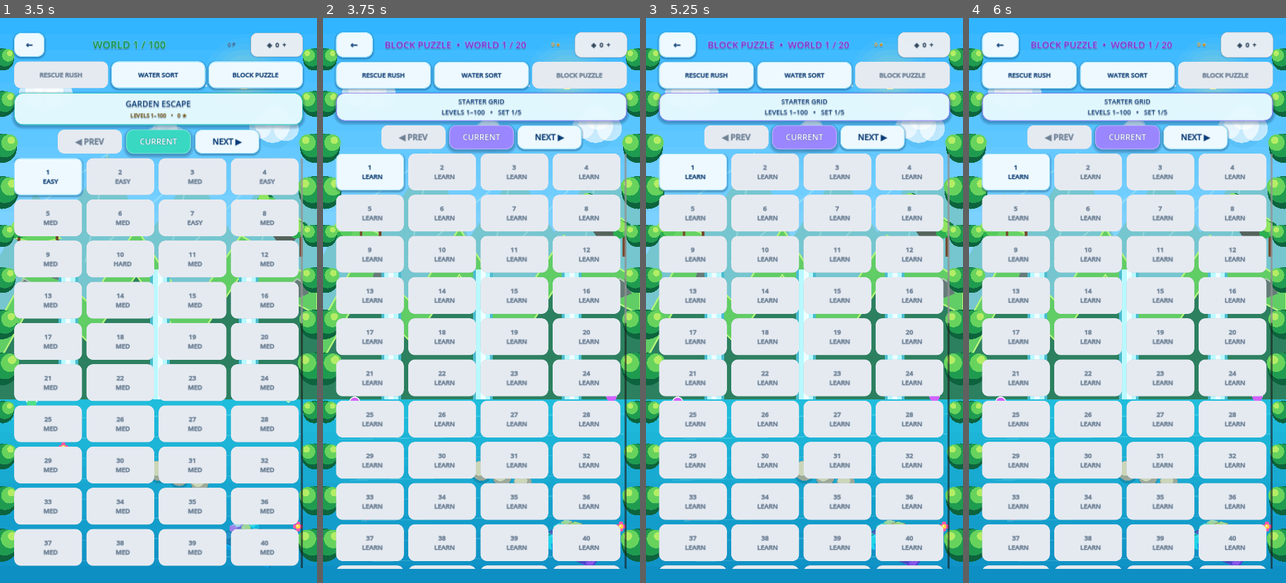
Above: before the commit, frames 1-4 (left to right).
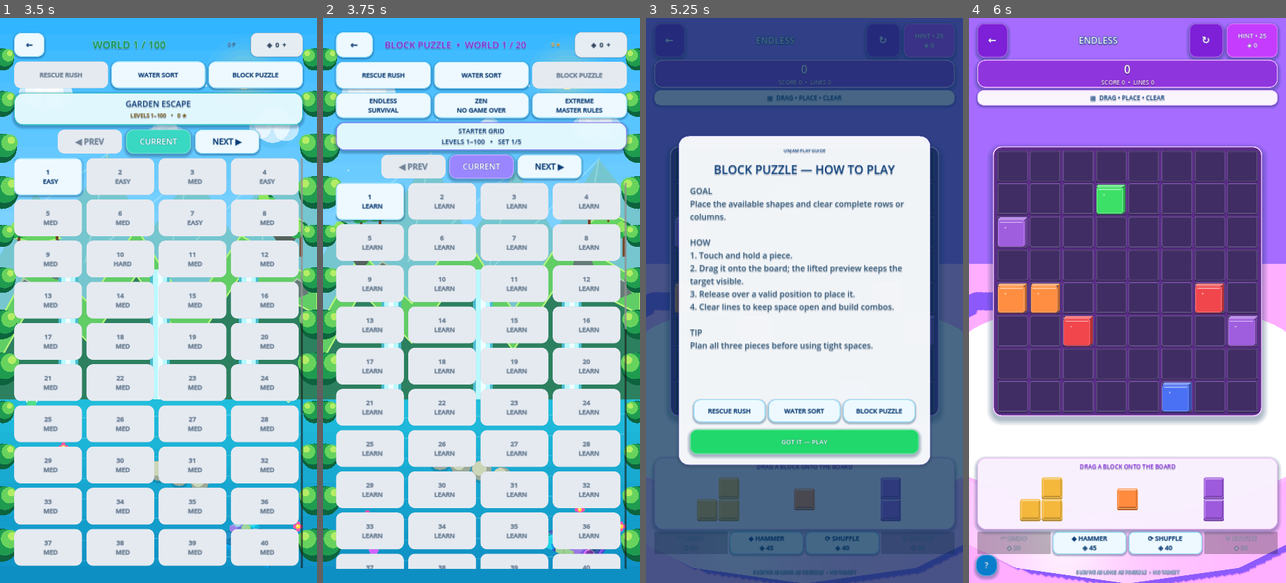
Above: after the commit, the same moments.

Repository: eghosa001/unjam
Game: Godot game, scene res://scenes/Main.tscn
Two runs of this game, one before a commit and one after it. Both use one fixed random seed, a clock stepped at 60 frames per second and the inputs below.
Inputs (mouse positions are in pixels of both pictures, inside the frame that each line leads up to):
- Up to frame 1 (3.5 s): click "▶ PLAY" at 0.5 s; click "PLAY ›" at 1.25 s; click "WATER SORT" at 2 s; click "RESCUE RUSH" at 2.75 s
- Up to frame 2 (3.75 s): click "BLOCK PUZZLE" at 3.5 s
- Up to frame 3 (5.25 s): click "CURRENT" at 4.25 s; click (706, 102) at 5 s, where only the run after the commit has a clickable "ENDLESS SURVIVAL"
- Up to frame 4 (6 s): click (1127, 441) at 5.75 s, where only the run after the commit has a clickable "GOT IT — PLAY"

Frame 1 is identical in both runs. In frame 2, 28% of the frame differs, in the area x 3-97%, y 13-98%; in frame 3, 71%; in frame 4, 90%, in the area x 0-100%, y 0-100%.

Commit message:
Expose Block Puzzle Endless Zen Extreme modes

Diff:
--- a/scripts/ui/premium_main_casual.gd
+++ b/scripts/ui/premium_main_casual.gd
@@ -314,6 +314,8 @@
 func build_multi_level_select() -> void:
 	super.build_multi_level_select()
 	_inject_game_tabs(selected_game_id)
+	if selected_game_id == "block_puzzle":
+		_inject_block_modes()
 	_upgrade_level_browser(selected_game_id)
 	_add_surface_diorama(selected_game_id, "Levels3DDiorama")
 
@@ -339,6 +341,41 @@
 		button.disabled = current
 		button.pressed.connect(open_game_campaign.bind(game_id))
 		tabs.add_child(button)
+
+func _inject_block_modes() -> void:
+	var root := _find_page_root()
+	if root == null:
+		return
+	var old := root.get_node_or_null("BlockPuzzleModes")
+	if old != null:
+		root.remove_child(old)
+		old.queue_free()
+	var stats = SaveManager.data.get("block_mode_stats", {})
+	if not stats is Dictionary:
+		stats = {}
+	var bar := HBoxContainer.new()
+	bar.name = "BlockPuzzleModes"
+	bar.custom_minimum_size = Vector2(0, 86)
+	bar.add_theme_constant_override("separation", 10)
+	var specs := [
+		["endless", "ENDLESS", "SURVIVAL"],
+		["zen", "ZEN", "NO GAME OVER"],
+		["extreme", "EXTREME", "MASTER RULES"],
+	]
+	for spec in specs:
+		var mode := String(spec[0])
+		var mode_stats = (stats as Dictionary).get(mode, {})
+		var best := int((mode_stats as Dictionary).get("best_score", 0)) if mode_stats is Dictionary else 0
+		var subtitle := String(spec[2])
+		if best > 0:
+			subtitle += "  •  BEST %d" % best
+		var button := _button("%s\n%s" % [String(spec[1]), subtitle], Vector2(0, 82), "secondary", "block_puzzle")
+		button.size_flags_horizontal = Control.SIZE_EXPAND_FILL
+		button.add_theme_font_size_override("font_size", 15)
+		button.pressed.connect(start_block_mode.bind(mode))
+		bar.add_child(button)
+	root.add_child(bar)
+	root.move_child(bar, mini(2, root.get_child_count() - 1))
 
 func _find_page_root() -> VBoxContainer:
 	if content == null:
